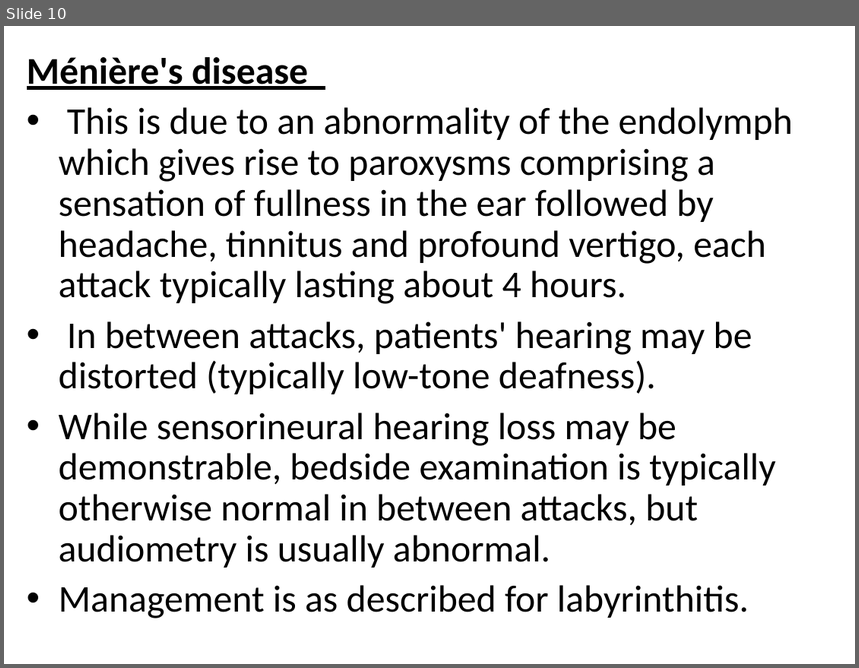
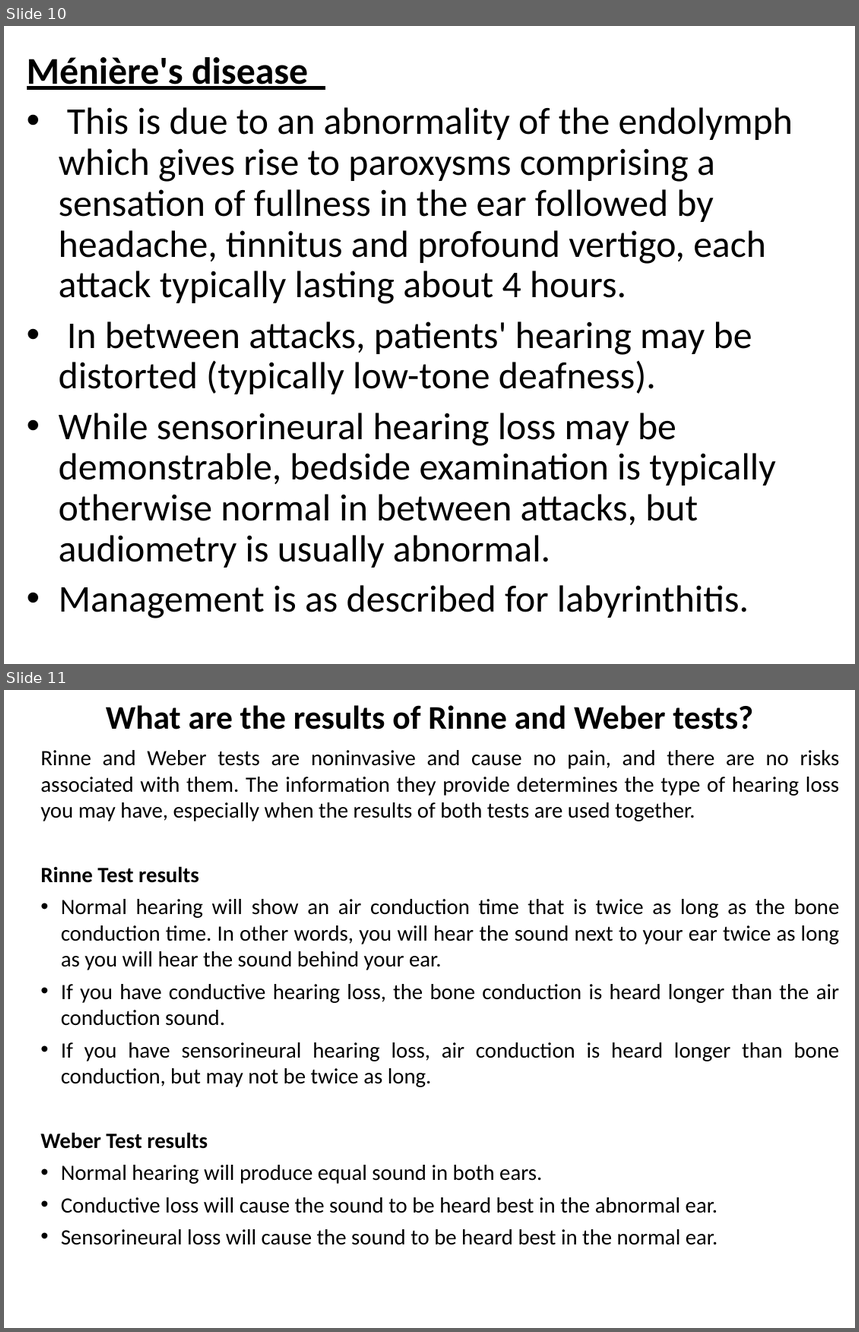
Before and after one commit to KIMWETICH/LECTURE-NOTES, a slide deck: VESTIBULAR DISORDERS.ppt. Shown one above the other, each under a label of ours: slide 10 before the commit, slides 10 and 11 after it. The pictures are 859x668 and 859x1332 pixels, drawn with LibreOffice and Linux fonts; fonts in the diff are those of the drawing. Boxes give left, top, right and bottom in pixels: in the first picture for what was removed or moved away, otherwise in the second. Text is boxed around its words. In the diff, an @@ line names an element or a change of style, - is before the commit and + after.

```diff
--- a/VESTIBULAR DISORDERS.ppt
+++ b/VESTIBULAR DISORDERS.ppt
@@ slide 11 added at [4,690,855,1328], background #FFFFFF @@
@@ title added at [106,705,753,730], 28 pt, text #000000, bold @@
+What are the results of Rinne and Weber tests?
@@ text added at [40,750,840,1246], 18.5 pt, text #000000 @@
+Rinne and Weber tests are noninvasive and cause no pain, and there are no risks associated with them. The information they provide determines the type of hearing loss you may have, especially when the results of both tests are used together.
+Rinne Test results
+• Normal hearing will show an air conduction time that is twice as long as the bone conduction time. In other words, you will hear the sound next to your ear twice as long as you will hear the sound behind your ear.
+• If you have conductive hearing loss, the bone conduction is heard longer than the air conduction sound.
+• If you have sensorineural hearing loss, air conduction is heard longer than bone conduction, but may not be twice as long.
+Weber Test results
+• Normal hearing will produce equal sound in both ears.
+• Conductive loss will cause the sound to be heard best in the abnormal ear.
+• Sensorineural loss will cause the sound to be heard best in the normal ear.
```
Also in this commit, not shown: 1 other file.
